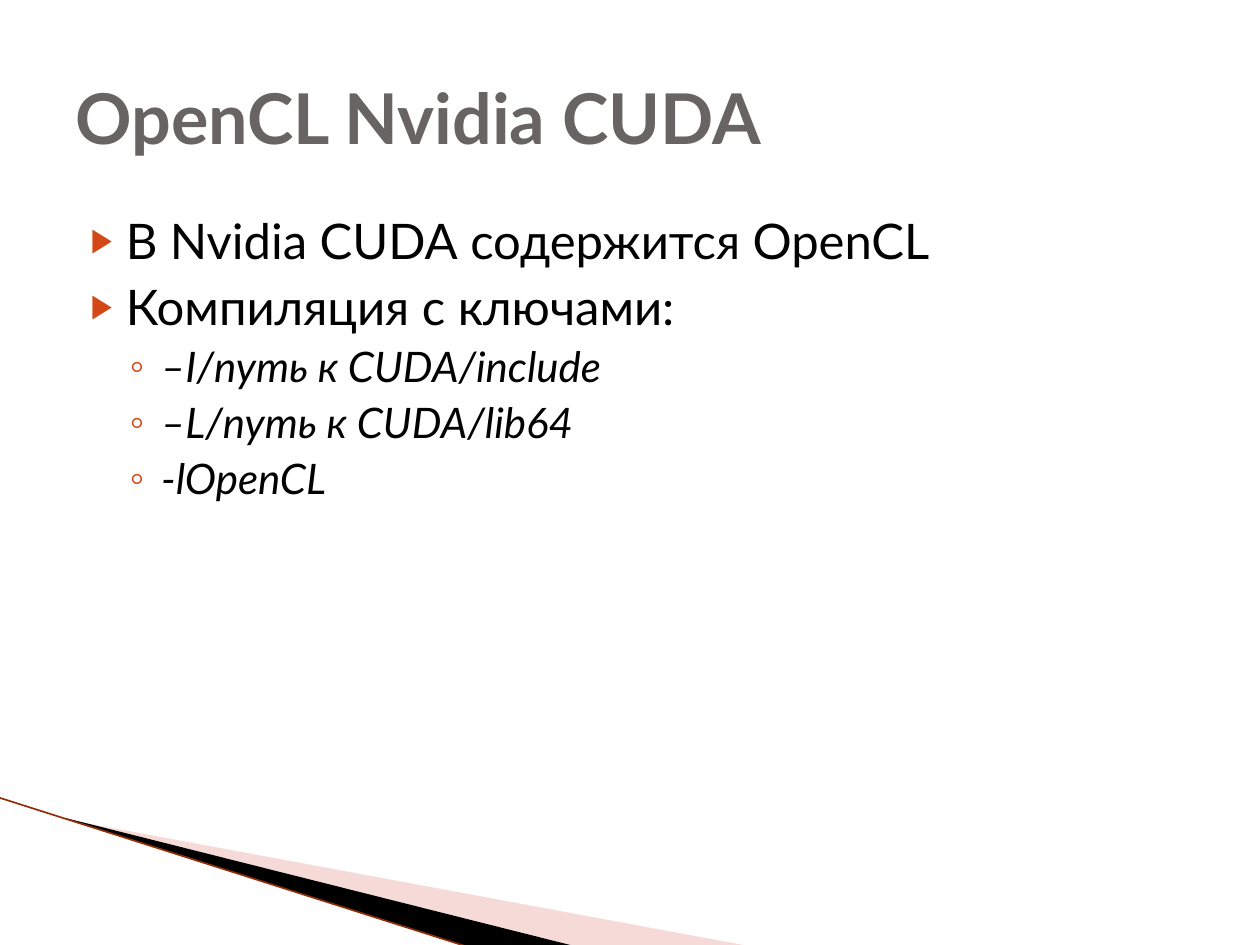
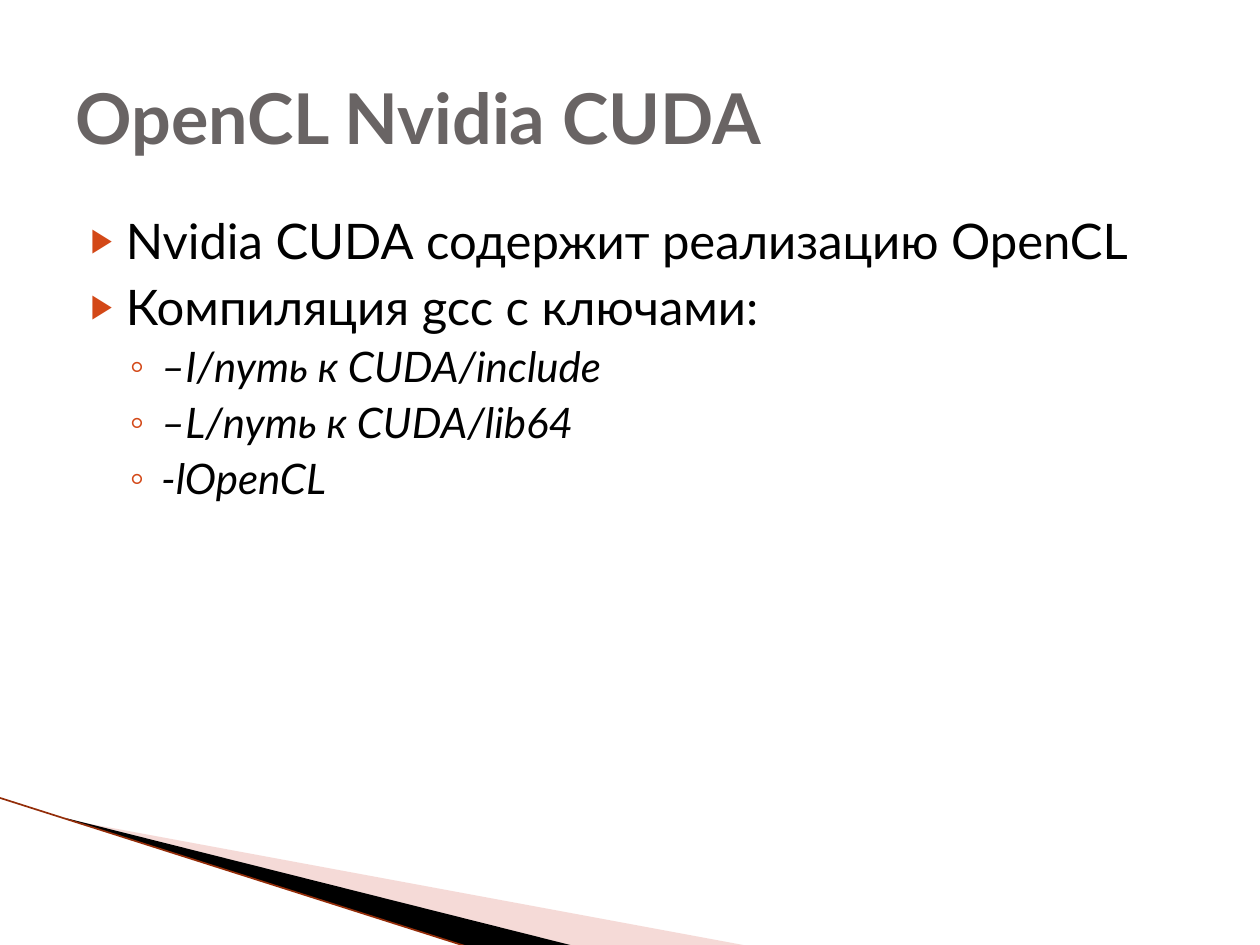
Before and after one commit to HPC-lab-ITIS/OpenCL, a slide deck: slide 13 of lec_0/lec_0.pptx. Drawn at 1260x945 pixels with LibreOffice and Linux fonts; fonts in the diff are those of the drawing; background and template pictures are left out. Boxes give left, top, right and bottom in pixels: in the first picture for what was removed or moved away, otherwise in the second. Text is boxed around its words. In the diff, an @@ line names an element or a change of style, - is before the commit and + after.

```diff
--- a/lec_0/lec_0.pptx
+++ b/lec_0/lec_0.pptx
@@ text at (x1=126, y1=223, x2=1128, y2=334): text changed @@
-▶ В Nvidia CUDA содержится OpenCL
-▶ Компиляция с ключами:
+▶ Nvidia CUDA содержит реализацию OpenCL
+▶ Компиляция gcc с ключами:
```
Also in this commit, not shown: 2 other slides changed, 3 other files.
